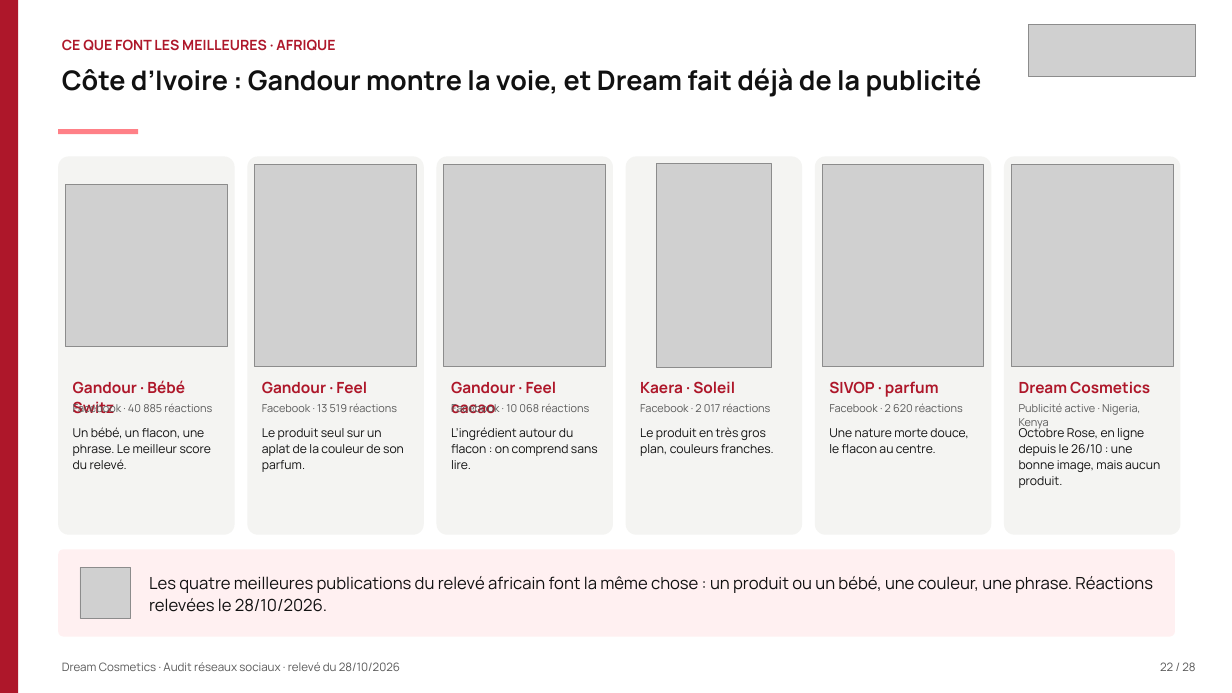
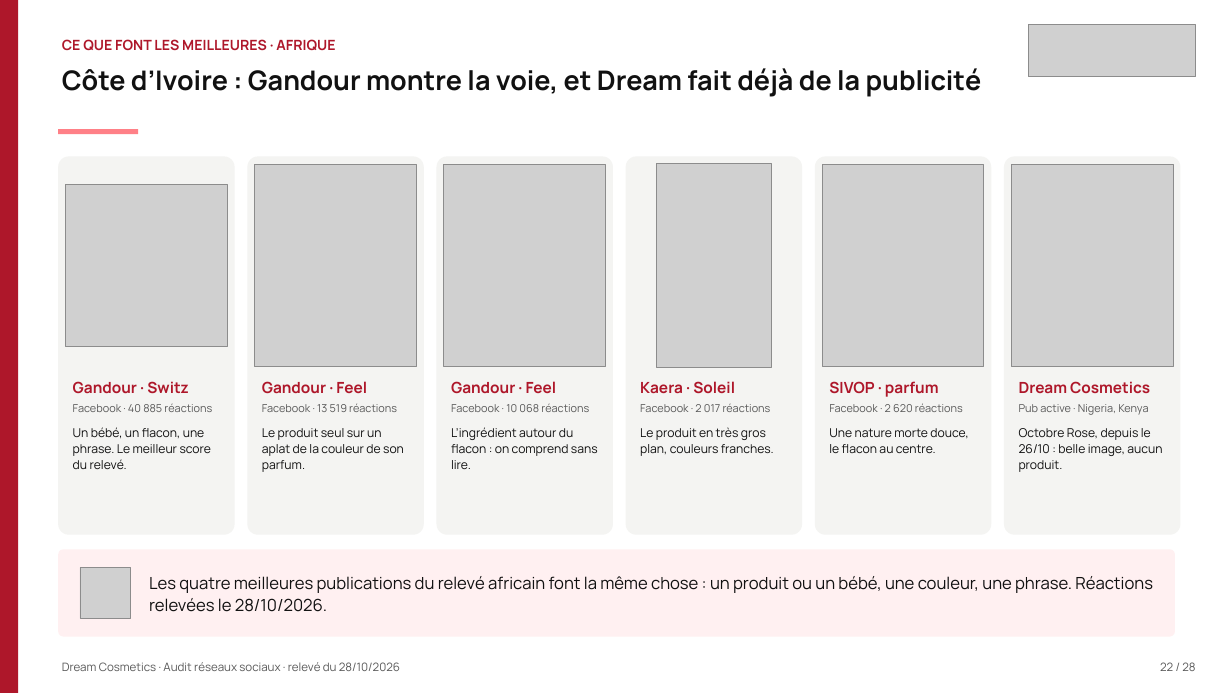
Before and after one commit to leslita06/fatima-unifood-fictif, a slide deck: slide 22 of tmp-tj/261029_dream-cosmetics_audit-reseaux-sociaux_v3.pptx. Drawn at 1232x693 pixels with LibreOffice and Linux fonts; fonts in the diff are those of the drawing; grey boxes stand for pictures. Boxes give left, top, right and bottom in pixels: in the first picture for what was removed or moved away, otherwise in the second. Text is boxed around its words. In the diff, an @@ line names an element or a change of style, - is before the commit and + after.

Commit message:
tmp

```diff
--- a/tmp-tj/261029_dream-cosmetics_audit-reseaux-sociaux_v3.pptx
+++ b/tmp-tj/261029_dream-cosmetics_audit-reseaux-sociaux_v3.pptx
@@ text at (73, 381, 189, 394): text changed @@
-Gandour · Bébé Switz
+Gandour · Switz
@@ text at (451, 381, 557, 394): text changed @@
-Gandour · Feel cacao
+Gandour · Feel
@@ text at (1019, 404, 1148, 415): text changed @@
-Publicité active · Nigeria, Kenya
+Pub active · Nigeria, Kenya
@@ text at (1019, 428, 1162, 472): text changed @@
-Octobre Rose, en ligne depuis le 26/10 : une bonne image, mais aucun produit.
+Octobre Rose, depuis le 26/10 : belle image, aucun produit.
```
Also in this commit, not shown: 2 other slides changed.
